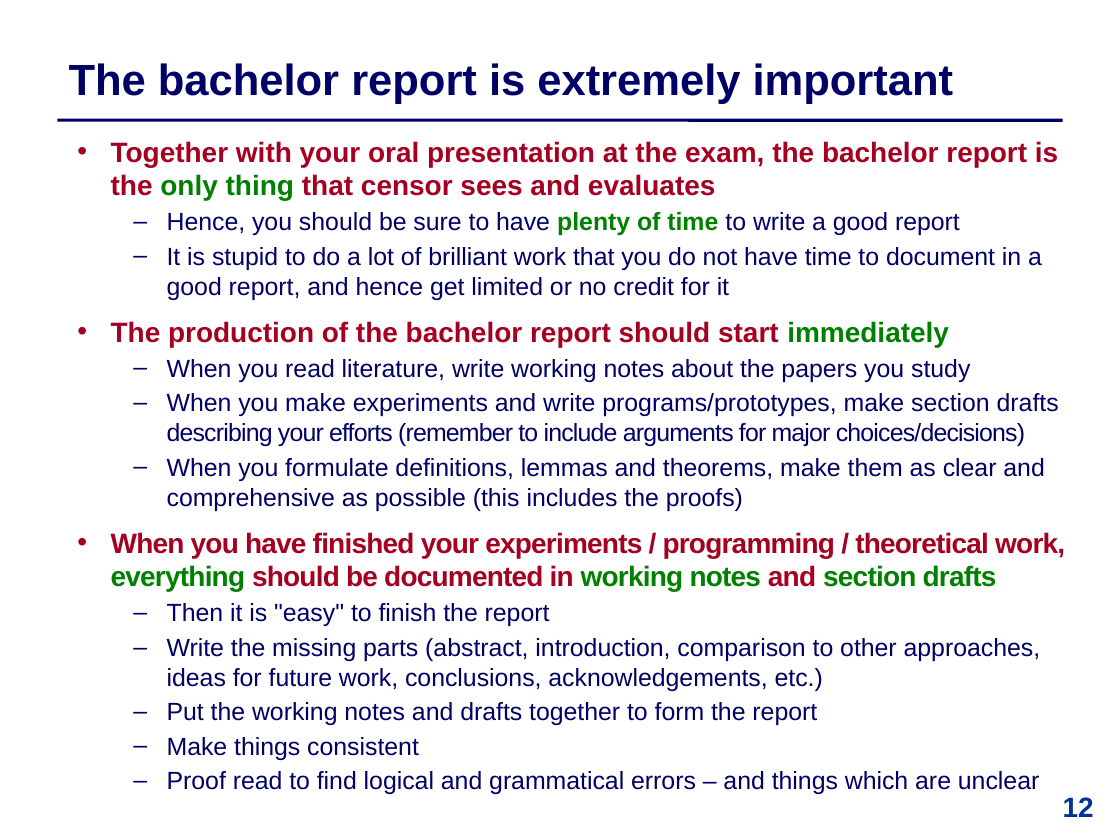
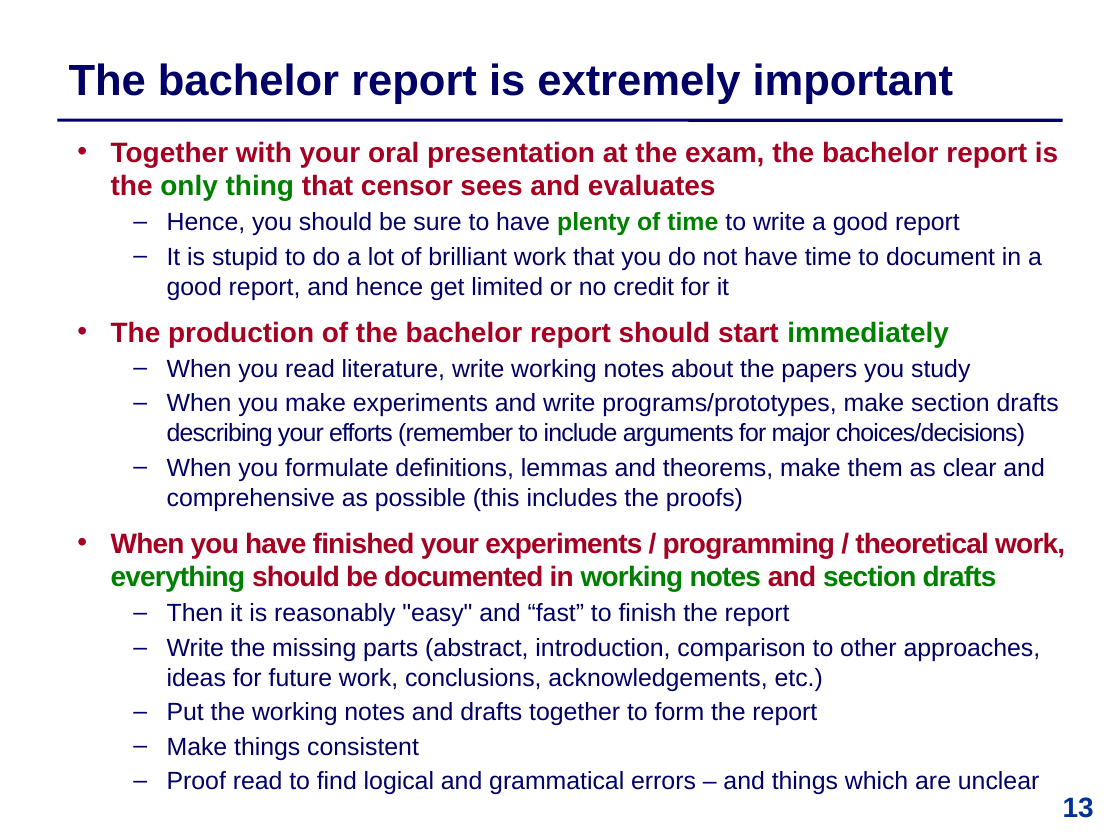
Before and after one commit to IntProgAU/Materiale, a slide deck: slide 13 of web/b22/1_contract/1 Bachelor Contract .pptx (slide 12 before the commit). Drawn at 1120x840 pixels with LibreOffice and Linux fonts; fonts in the diff are those of the drawing. Boxes give left, top, right and bottom in pixels: in the first picture for what was removed or moved away, otherwise in the second. Text is boxed around its words. In the diff, an @@ line names an element or a change of style, - is before the commit and + after.

```diff
--- a/web/b22/1_contract/1 Bachelor Contract .pptx
+++ b/web/b22/1_contract/1 Bachelor Contract .pptx
@@ text at box(167, 603, 790, 626): text changed @@
-  – Then it is "easy" to finish the report
+  – Then it is reasonably "easy" and “fast” to finish the report
@@ page number at box(1063, 797, 1094, 818): text changed @@
-12
+13
```
Also in this commit, not shown: 10 other slides changed, 1 slide added.
